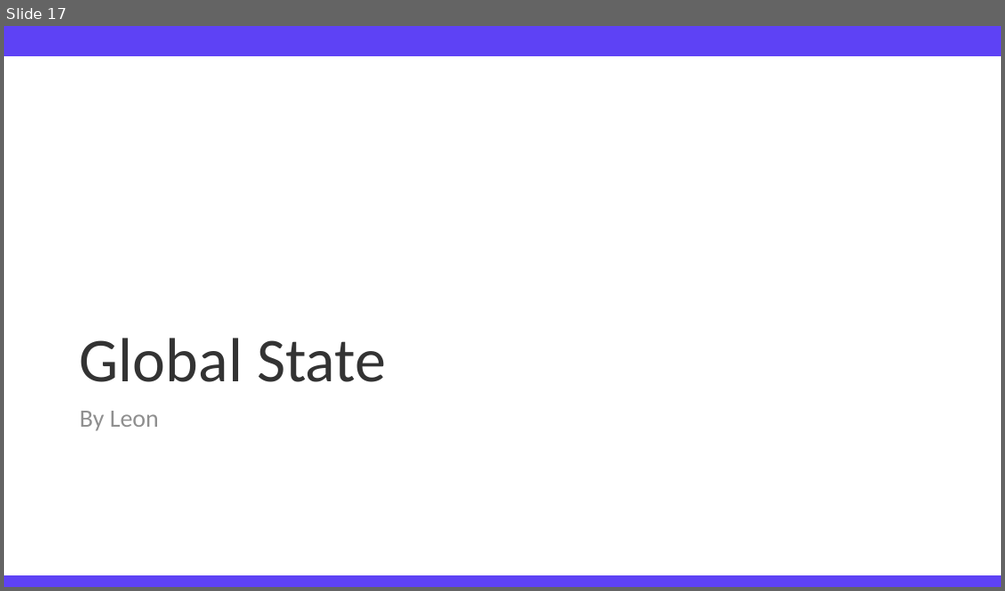
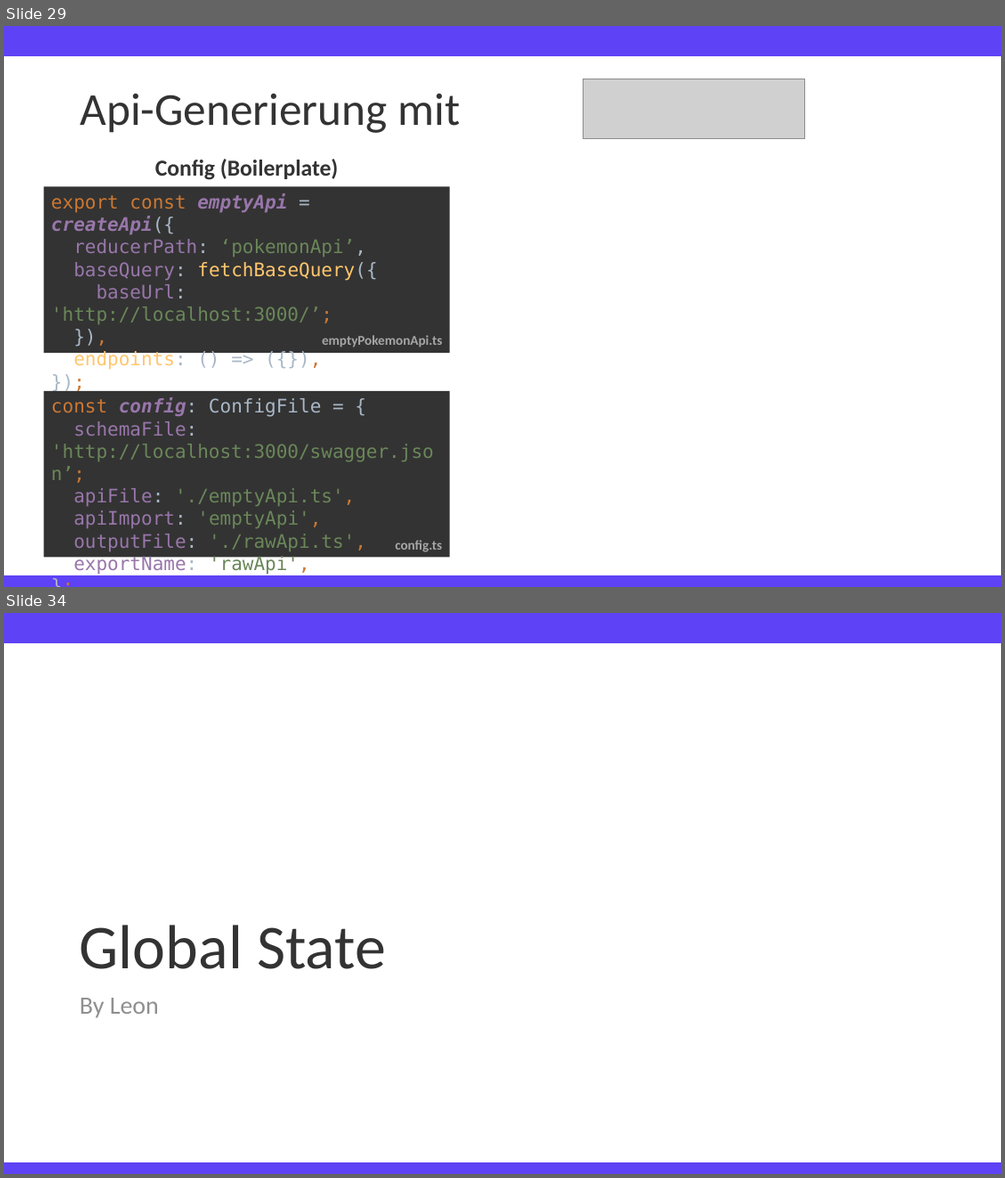
Before and after one commit to TimFehrmannAclue/techlabor_trainings_react_advanced, a slide deck: training_react_advanced.pptx. Shown one above the other, each under a label of ours: slide 17 before the commit, slides 29 and 34 after it; the slides between them are not shown. The pictures are 1005x591 and 1005x1178 pixels, drawn with LibreOffice and Linux fonts; fonts in the diff are those of the drawing; grey boxes stand for pictures; background and template pictures are left out. Boxes give left, top, right and bottom in pixels: in the first picture for what was removed or moved away, otherwise in the second. Text is boxed around its words. In the diff, an @@ line names an element or a change of style, - is before the commit and + after.

```diff
--- a/training_react_advanced.pptx
+++ b/training_react_advanced.pptx
@@ slide 29 added at (4, 26, 1001, 587), background #FFFFFF; not listed: 2 template elements that a slide beside it also shows @@
@@ title added at (80, 93, 460, 133), 44 pt, text #333333 @@
+Api-Generierung mit
@@ picture added at (582, 79, 804, 139) @@
@@ text added at (155, 159, 339, 180), 22 pt, text #333333, bold @@
+Config (Boilerplate)
@@ rectangle added at (44, 187, 450, 353), fill #333333, 18 pt, text #9876AA @@
+export const emptyApi = createApi({
+reducerPath: ‘pokemonApi’,
+baseQuery: fetchBaseQuery({
+baseUrl: 'http://localhost:3000/’;
+}),
+endpoints: () => ({}),
+});
@@ text added at (322, 335, 442, 347), 12.9 pt, text #A6A6A6, bold @@
+emptyPokemonApi.ts
@@ rectangle added at (44, 391, 450, 557), fill #333333, 18 pt, text #6A8759 @@
+const config: ConfigFile = {
+schemaFile: 'http://localhost:3000/swagger.json’;
+apiFile: './emptyApi.ts',
+apiImport: 'emptyApi',
+outputFile: './rawApi.ts',
+exportName: 'rawApi',
+};
@@ text added at (395, 540, 442, 552), 12.9 pt, text #A6A6A6, bold @@
+config.ts
@@ what was slide 17 is now slide 34 @@
```
Also in this commit, not shown: 3 slides changed, 34 other slides added, 4 slides removed.
